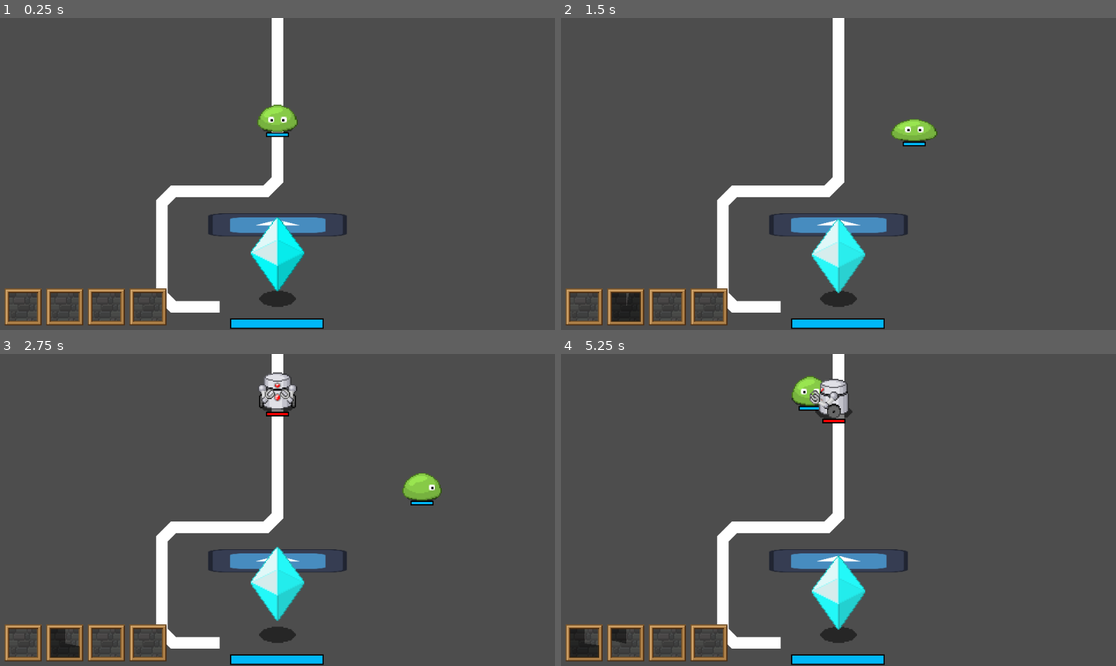
Above: before the commit, frames 1-4 (two rows, left to right).
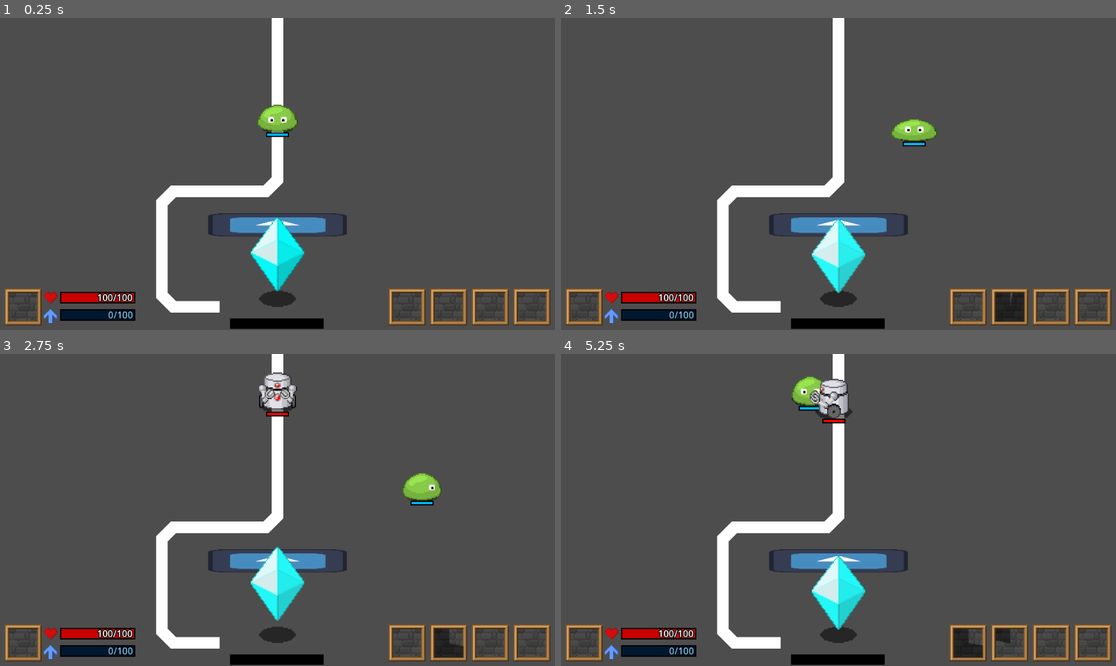
Above: after the commit, the same moments.

Repository: EthanLac13/monsters_vs_machines
Game: Godot game, scene res://scenes/MainScene.tscn
The game is run twice, just before and just after one commit, with the same random seed, the same clock (stepped at 60 frames per second) and the same inputs. The engine's default icon, where the game draws it, is replaced by a stand-in: a white triangle on a blue panel in a dark square.
Inputs:
- Up to frame 1 (0.25 s): no input
- Up to frame 2 (1.5 s): hold Right (InputRight) 0.53-1.28 s; tap Q (UseMove1) at 0.6 s; hold Down (InputDown) from 1.28 s (still down); tap W (UseMove2) at 1.35 s
- Up to frame 3 (2.75 s): release Down (InputDown) at 2.03 s; hold Right (InputRight) from 2.03 s (still down); tap Q (UseMove1) at 2.1 s
- Up to frame 4 (5.25 s): release Right (InputRight) at 2.78 s; hold Up (InputUp) 2.78-3.53 s; tap W (UseMove2) at 2.85, 4.35 s; hold Left (InputLeft) 3.53-5.03 s; tap Q (UseMove1) at 3.6, 5.1 s; hold Down (InputDown) from 5.03 s (still down)

The runs differ from the first frame. In frame 1, 3.7% of the frame differs, in the area x 7-100%, y 86-100%; in frame 2, 4.2%; in frame 3, 4.1%; in frame 4, 4.5%, in the area x 1-100%, y 86-100%.

Commit message:
Worked on GUI

Diff:
--- a/scenes/hud/HUD.tscn
+++ b/scenes/hud/HUD.tscn
@@ -1,7 +1,56 @@
 [gd_scene format=3 uid="uid://qd2wi5l3sj0g"]
 
 [ext_resource type="Script" uid="uid://c7tdwh5dup1f8" path="res://scenes/hud/hud.gd" id="1_xvj7f"]
+[ext_resource type="Texture2D" uid="uid://c3sd2l1rmvab1" path="res://sprites/hud_sprites/attack_icon_gui.png" id="2_arwy5"]
 [ext_resource type="PackedScene" uid="uid://c1860al3rov2q" path="res://scenes/hud/HUDAttackCooldownButton.tscn" id="2_xvj7f"]
+[ext_resource type="Texture2D" uid="uid://dep4hgpifr0pp" path="res://sprites/hud_sprites/exp_icon_gui.png" id="4_6lywo"]
+[ext_resource type="Texture2D" uid="uid://b4x5bkxq4w04a" path="res://sprites/hud_sprites/hp_icon_gui.png" id="4_ltdg3"]
+
+[sub_resource type="StyleBoxFlat" id="StyleBoxFlat_dui1j"]
+bg_color = Color(0.1882353, 0, 0, 1)
+border_width_left = 2
+border_width_top = 2
+border_width_right = 2
+border_width_bottom = 2
+border_color = Color(0, 0, 0, 1)
+corner_detail = 1
+expand_margin_left = 1.0
+expand_margin_top = 1.0
+expand_margin_right = 1.0
+expand_margin_bottom = 1.0
+anti_aliasing_size = 2.0
+
+[sub_resource type="StyleBoxFlat" id="StyleBoxFlat_xvj7f"]
+bg_color = Color(0.78431374, 0, 0, 1)
+border_width_left = 1
+border_width_top = 1
+border_width_right = 1
+border_width_bottom = 1
+border_color = Color(0, 0, 0, 1)
+corner_detail = 1
+
+[sub_resource type="StyleBoxFlat" id="StyleBoxFlat_se64a"]
+bg_color = Color(0, 0.1254902, 0.1882353, 1)
+border_width_left = 2
+border_width_top = 2
+border_width_right = 2
+border_width_bottom = 2
+border_color = Color(0, 0, 0, 1)
+corner_detail = 1
+expand_margin_left = 1.0
+expand_margin_top = 1.0
+expand_margin_right = 1.0
+expand_margin_bottom = 1.0
+anti_aliasing_size = 2.0
+
+[sub_resource type="StyleBoxFlat" id="StyleBoxFlat_6lywo"]
+bg_color = Color(0, 0.72156864, 0.972549, 1)
+border_width_left = 1
+border_width_top = 1
+border_width_right = 1
+border_width_bottom = 1
+border_color = Color(0, 0, 0, 1)
+corner_detail = 1
 
 [sub_resource type="StyleBoxFlat" id="StyleBoxFlat_fdg6f"]
 bg_color = Color(0.1882353, 0.1882353, 0.1882353, 1)
@@ -17,17 +66,117 @@
 expand_margin_bottom = 1.0
 anti_aliasing_size = 2.0
 
-[sub_resource type="StyleBoxFlat" id="StyleBoxFlat_xvj7f"]
-bg_color = Color(1, 1, 1, 1)
-border_width_left = 1
-border_width_top = 1
-border_width_right = 1
-border_width_bottom = 1
-border_color = Color(0, 0, 0, 1)
-corner_detail = 1
-
 [node name="HUD" type="CanvasLayer" unique_id=1038846884]
 script = ExtResource("1_xvj7f")
+
+[node name="PlayerPortrait" type="TextureRect" parent="." unique_id=925058253]
+anchors_preset = 2
+anchor_top = 1.0
+anchor_bottom = 1.0
+offset_left = 8.0
+offset_top = -72.0
+offset_right = 72.0
+offset_bottom = -8.0
+grow_vertical = 0
+pivot_offset_ratio = Vector2(0.5, 0.5)
+texture = ExtResource("2_arwy5")
+
+[node name="HPIcon" type="TextureRect" parent="." unique_id=1367893903]
+anchors_preset = 2
+anchor_top = 1.0
+anchor_bottom = 1.0
+offset_left = 76.0
+offset_top = -68.0
+offset_right = 100.0
+offset_bottom = -44.0
+grow_vertical = 0
+pivot_offset_ratio = Vector2(0.5, 0.5)
+texture = ExtResource("4_ltdg3")
+
+[node name="HPBar" type="ProgressBar" parent="." unique_id=502877605]
+anchors_preset = 2
+anchor_top = 1.0
+anchor_bottom = 1.0
+offset_left = 105.0
+offset_top = -65.0
+offset_right = 233.0
+offset_bottom = -47.0
+grow_vertical = 0
+pivot_offset_ratio = Vector2(0.5, 0.5)
+theme_override_constants/outline_size = 0
+theme_override_font_sizes/font_size = 8
+theme_override_styles/background = SubResource("StyleBoxFlat_dui1j")
+theme_override_styles/fill = SubResource("StyleBoxFlat_xvj7f")
+max_value = 1.0
+value = 1.0
+show_percentage = false
+
+[node name="HPText" type="RichTextLabel" parent="." unique_id=550827016]
+anchors_preset = 2
+anchor_top = 1.0
+anchor_bottom = 1.0
+offset_left = 156.0
+offset_top = -68.0
+offset_right = 230.0
+offset_bottom = -45.0
+grow_vertical = 0
+theme_override_colors/font_outline_color = Color(0, 0, 0, 1)
+theme_override_constants/outline_size = 6
+theme_override_font_sizes/normal_font_size = 16
+text = "100/100"
+fit_content = true
+scroll_active = false
+autowrap_mode = 0
+horizontal_alignment = 2
+
+[node name="EXPIcon" type="TextureRect" parent="." unique_id=1261058185]
+anchors_preset = 2
+anchor_top = 1.0
+anchor_bottom = 1.0
+offset_left = 76.0
+offset_top = -36.0
+offset_right = 100.0
+offset_bottom = -12.0
+grow_vertical = 0
+pivot_offset_ratio = Vector2(0.5, 0.5)
+texture = ExtResource("4_6lywo")
+
+[node name="EXPBar" type="ProgressBar" parent="." unique_id=63630934]
+modulate = Color(0, 0.72156864, 0.972549, 1)
+anchors_preset = 2
+anchor_top = 1.0
+anchor_bottom = 1.0
+offset_left = 105.0
+offset_top = -35.0
+offset_right = 233.0
+offset_bottom = -17.0
+grow_vertical = 0
+pivot_offset_ratio = Vector2(0.5, 0.5)
+theme_override_constants/outline_size = 0
+theme_override_font_sizes/font_size = 8
+theme_override_styles/background = SubResource("StyleBoxFlat_se64a")
+theme_override_styles/fill = SubResource("StyleBoxFlat_6lywo")
+max_value = 1.0
+show_percentage = false
+
+[node name="EXPText" type="RichTextLabel" parent="." unique_id=862032949]
+anchors_preset = 2
+anchor_top = 1.0
+anchor_bottom = 1.0
+offset_left = 156.0
+offset_top = -38.0
+offset_right = 230.0
+offset_bottom = -15.0
+grow_vertical = 0
+theme_override_colors/default_color = Color(0.5019608, 0.8156863, 1, 1)
+theme_override_colors/font_outline_color = Color(0, 0, 0, 1)
+theme_override_constants/outline_size = 6
+theme_override_font_sizes/normal_font_size = 16
+text = "0/100"
+fit_content = true
+scroll_active = false
+autowrap_mode = 0
+horizontal_alignment = 2
 
 [node name="CrystalHealthBar" type="ProgressBar" parent="." unique_id=1823507375]
 modulate = Color(0, 0.72156864, 0.972549, 1)
@@ -51,15 +200,17 @@
 show_percentage = false
 
 [node name="AttackCooldownButton1" parent="." unique_id=14137015 instance=ExtResource("2_xvj7f")]
+offset_left = 672.0
+offset_right = 736.0
 
 [node name="AttackCooldownButton2" parent="." unique_id=215296324 instance=ExtResource("2_xvj7f")]
-offset_left = 80.0
-offset_right = 144.0
+offset_left = 744.0
+offset_right = 808.0
 
 [node name="AttackCooldownButton3" parent="." unique_id=1766677195 instance=ExtResource("2_xvj7f")]
-offset_left = 152.0
-offset_right = 216.0
+offset_left = 816.0
+offset_right = 880.0
 
 [node name="AttackCooldownButton4" parent="." unique_id=1617974292 instance=ExtResource("2_xvj7f")]
-offset_left = 224.0
-offset_right = 288.0
+offset_left = 888.0
+offset_right = 952.0
Empty file added: data/player_stat_data.json
Binary file added: sprites/hud_sprites/exp_icon_gui.png
Not shown, added: sprites/hud_sprites/exp_icon_gui.png.import
Binary file added: sprites/hud_sprites/hp_icon_gui.png
Not shown, added: sprites/hud_sprites/hp_icon_gui.png.import
